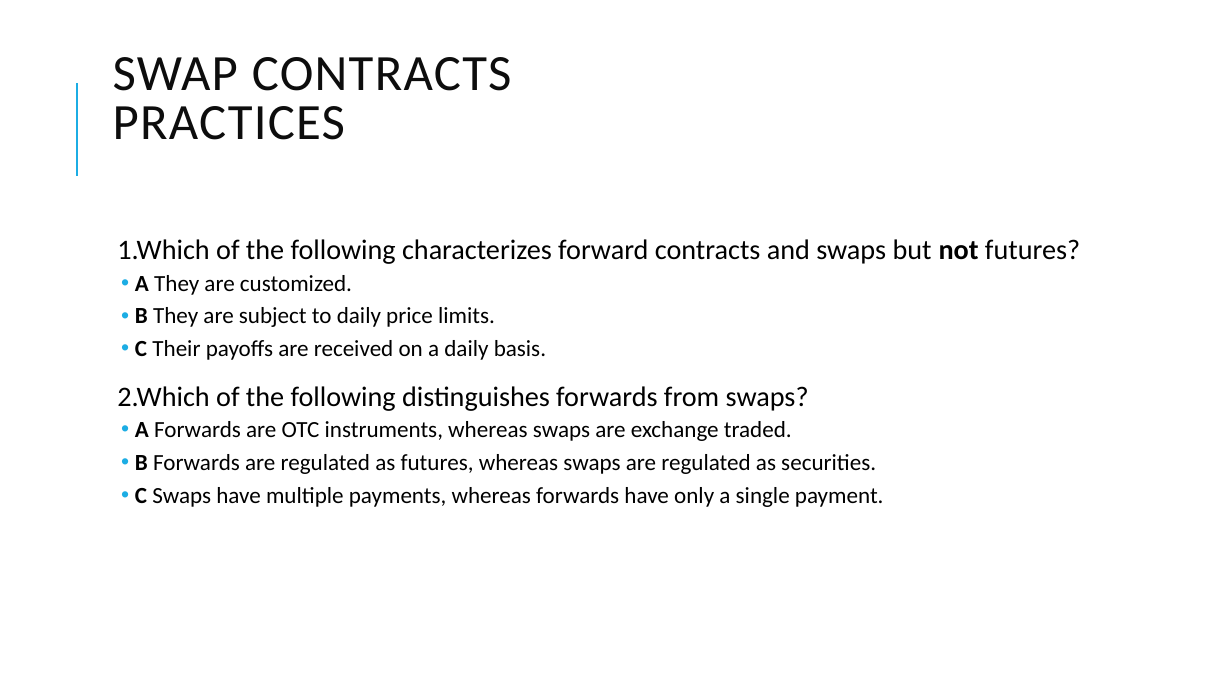
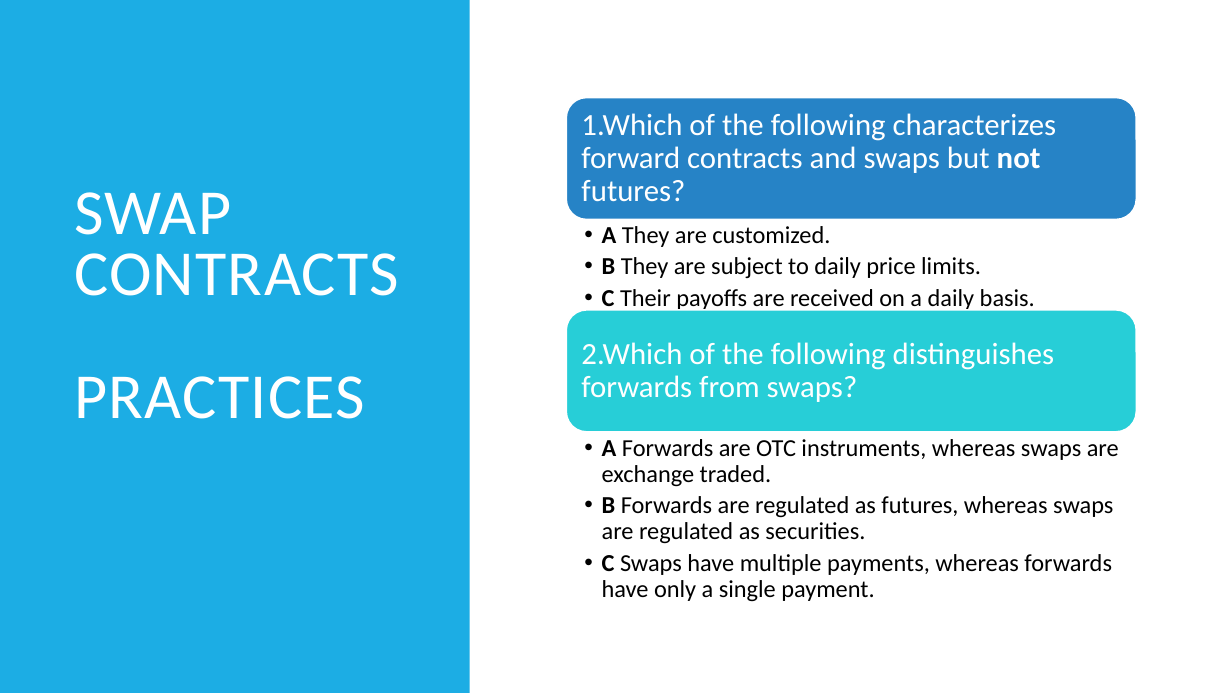
Before and after one commit to Isco0530/data, a slide deck: slide 24 of Derivatives.pptx. Drawn at 1232x693 pixels with LibreOffice and Linux fonts; fonts in the diff are those of the drawing. Boxes give left, top, right and bottom in pixels: in the first picture for what was removed or moved away, otherwise in the second. Text is boxed around its words. In the diff, an @@ line names an element or a change of style, - is before the commit and + after.

```diff
--- a/Derivatives.pptx
+++ b/Derivatives.pptx
@@ rectangle added at [0, 0, 470, 693], fill #1CADE4 @@
@@ title "SWAP CONTRACTS PRACTICES": place and size @@
-title "SWAP CONTRACTS PRACTICES" at [113, 57, 512, 140]
+title "SWAP CONTRACTS PRACTICES" at [74, 192, 399, 419]
@@ title "SWAP CONTRACTS PRACTICES" at [74, 192, 399, 419]: size 39.6 to 50 pt, text colour #0D0D0D to #FFFFFF @@
@@ line removed from (77, 176) to (77, 83) @@
@@ text removed at [117, 239, 1080, 507] @@
-  1.Which of the following characterizes forward contracts and swaps but not futures?
-  • A They are customized.
-  • B They are subject to daily price limits.
-  • C Their payoffs are received on a daily basis.
-  2.Which of the following distinguishes forwards from swaps?
-  • A Forwards are OTC instruments, whereas swaps are exchange traded.
-  • B Forwards are regulated as futures, whereas swaps are regulated as securities.
-  • C Swaps have multiple payments, whereas forwards have only a single payment.
@@ group added at [567, 98, 1137, 602]: 4 texts, 2 rounded rectangles @@
+1.Which of the following characterizes forward contracts and swaps but not futures?
+  • A They are customized.
+  • B They are subject to daily price limits.
+  • C Their payoffs are received on a daily basis.
+2.Which of the following distinguishes forwards from swaps?
+  • A Forwards are OTC instruments, whereas swaps are exchange traded.
+  • B Forwards are regulated as futures, whereas swaps are regulated as securities.
+  • C Swaps have multiple payments, whereas forwards have only a single payment.
```
Also in this commit, not shown: 6 other slides changed.
